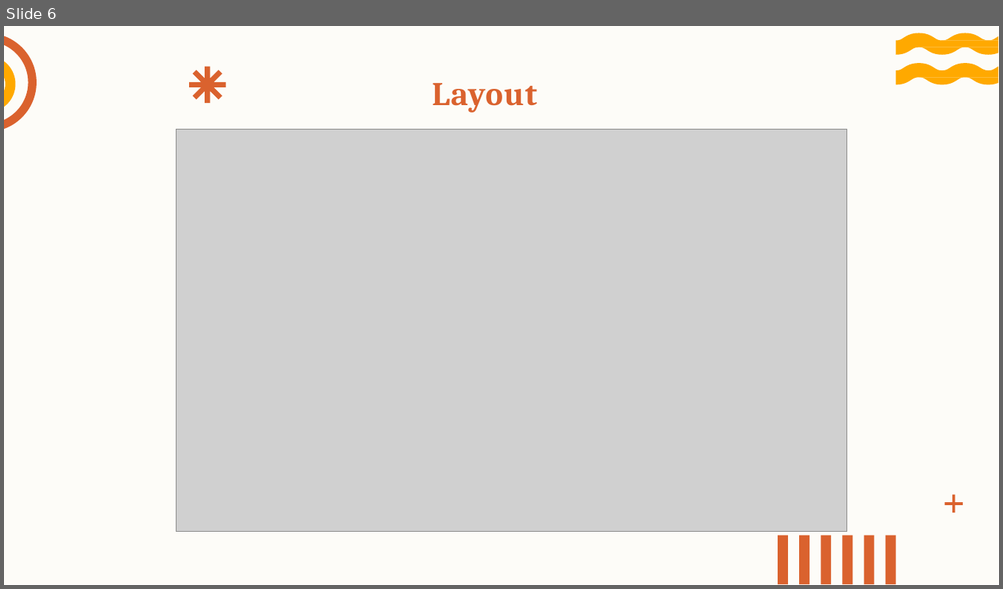
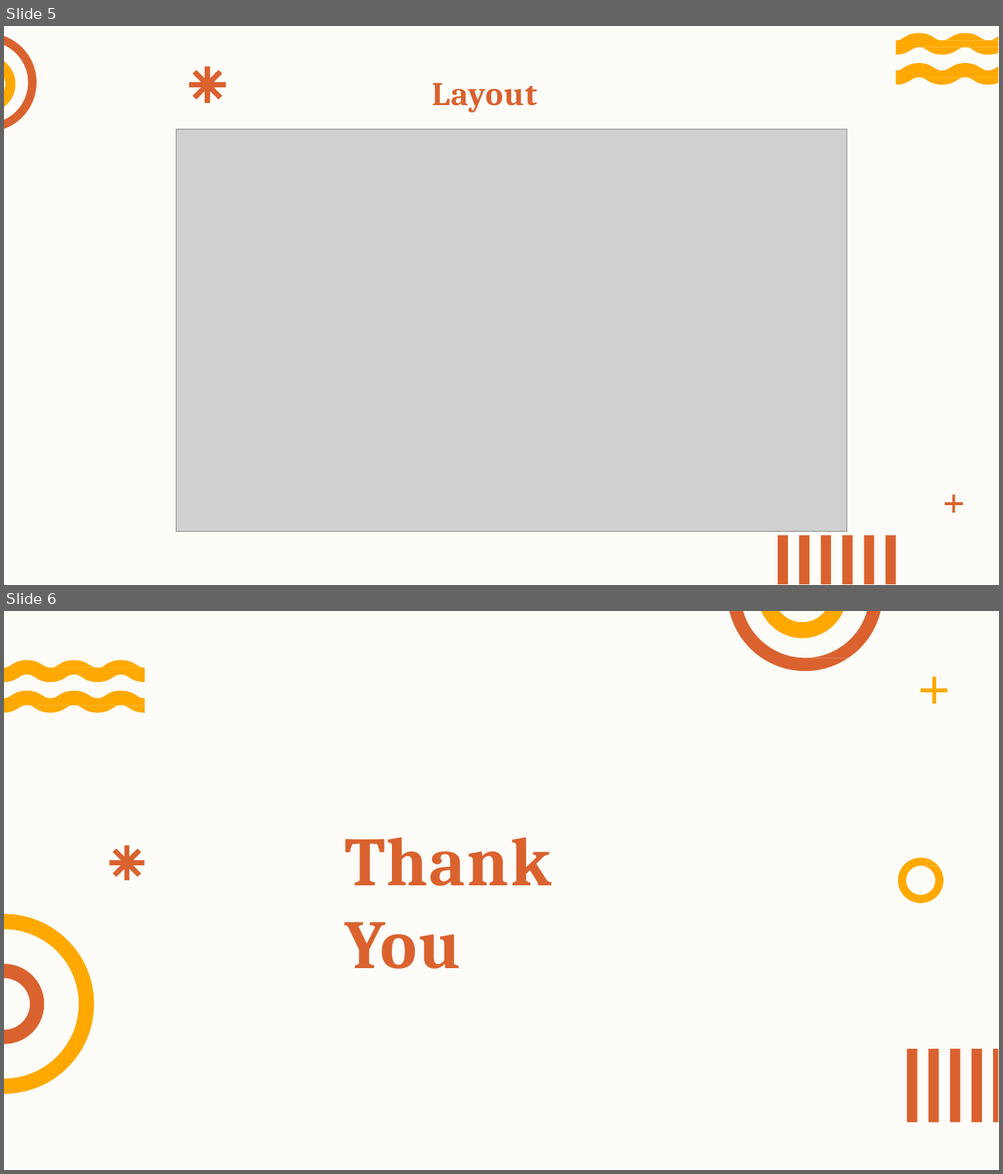
Before and after one commit to MananGupta2603/Social-Media-Hashtag-Trend-Analyzer-Application, a slide deck: social media hashtag trend analyzer.pptx. Shown one above the other, each under a label of ours: slide 6 before the commit, slides 5 and 6 after it. The pictures are 1003x589 and 1003x1174 pixels, drawn with LibreOffice and Linux fonts; fonts in the diff are those of the drawing; grey boxes stand for pictures. Boxes give left, top, right and bottom in pixels: in the first picture for what was removed or moved away, otherwise in the second. Text is boxed around its words. In the diff, an @@ line names an element or a change of style, - is before the commit and + after.

```diff
--- a/social media hashtag trend analyzer.pptx
+++ b/social media hashtag trend analyzer.pptx
@@ slide 6 added at [4, 611, 999, 1170], background #FFFFFF; not listed: 1 template element that a slide beside it also shows @@
@@ freeform shape added at [729, 611, 880, 671], fill #DA622E @@
@@ freeform shape added at [761, 611, 843, 638], fill #FFA900 @@
@@ freeform shape added at [4, 660, 145, 683], fill #FFA900 @@
@@ freeform shape added at [921, 677, 948, 704], fill #FFA900 @@
@@ freeform shape added at [4, 690, 145, 713], fill #FFA900 @@
@@ freeform shape added at [109, 846, 145, 881], fill #DA622E @@
@@ title added at [344, 837, 551, 969], 100 pt, text #DA622E, bold @@
+Thank You
@@ freeform shape added at [898, 858, 943, 904], fill #FFA900 @@
@@ freeform shape added at [4, 914, 94, 1094], fill #FFA900 @@
@@ freeform shape added at [4, 965, 44, 1045], fill #DA622E @@
@@ freeform shape added at [907, 1049, 917, 1123], fill #DA622E @@
@@ freeform shape added at [928, 1049, 939, 1123], fill #DA622E @@
@@ freeform shape added at [950, 1049, 960, 1123], fill #DA622E @@
@@ freeform shape added at [971, 1049, 982, 1123], fill #DA622E @@
@@ freeform shape added at [993, 1049, 998, 1123], fill #DA622E @@
@@ what was slide 6 is now slide 5 @@
```
Also in this commit, not shown: 2 slides removed.
